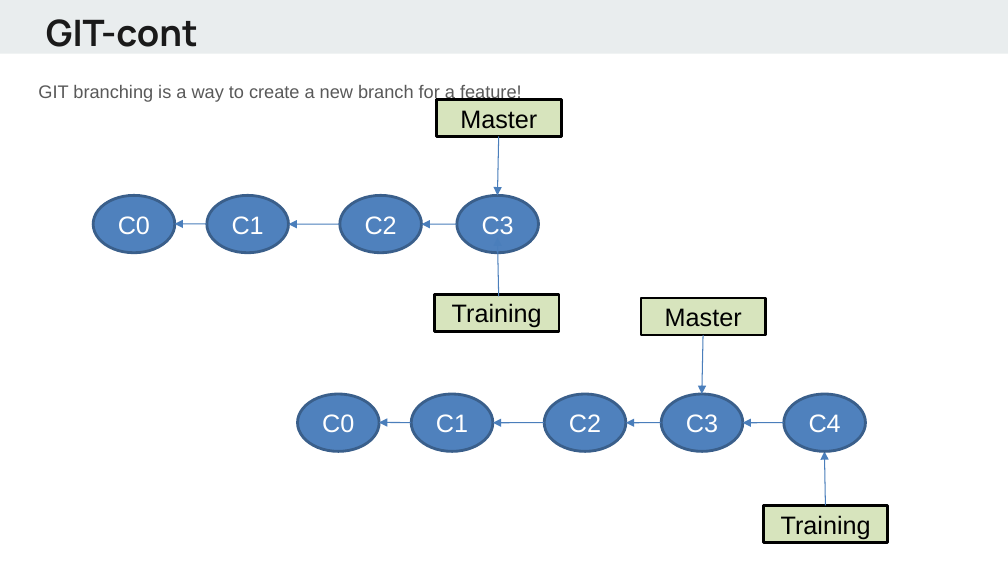
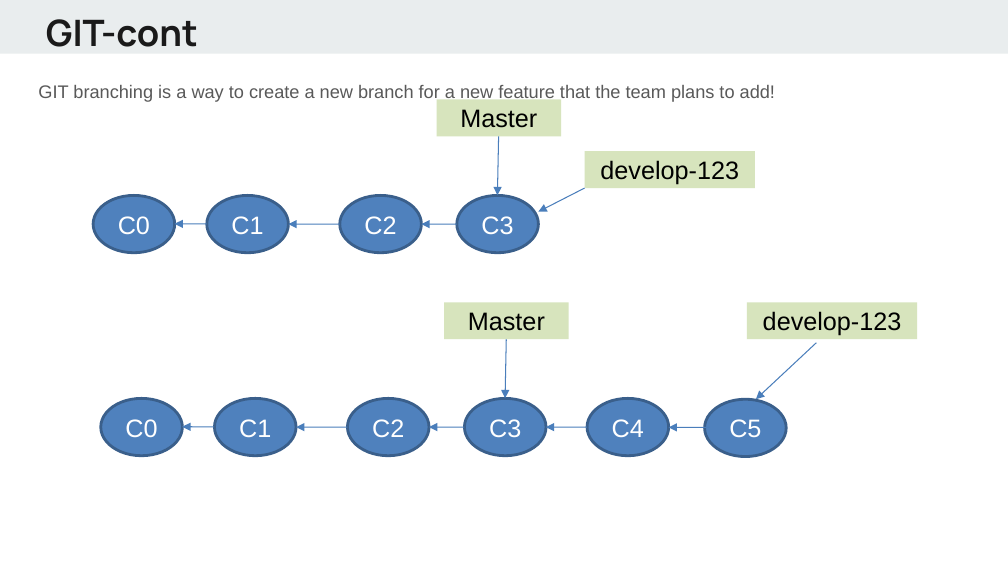
Before and after one commit to alif0/hello_world, a slide deck: slide 6 of lectures/Python - day1.pptx (slide 5 before the commit). Drawn at 1008x567 pixels with LibreOffice and Linux fonts; fonts in the diff are those of the drawing. Boxes give left, top, right and bottom in pixels: in the first picture for what was removed or moved away, otherwise in the second. Text is boxed around its words. In the diff, an @@ line names an element or a change of style, - is before the commit and + after.

```diff
--- a/lectures/Python - day1.pptx
+++ b/lectures/Python - day1.pptx
@@ text at box(38, 85, 775, 102): text changed @@
-GIT branching is a way to create a new branch for a feature!
+GIT branching is a way to create a new branch for a new feature that the team plans to add!
@@ rectangle "Master" at box(436, 100, 561, 137): outline #000000 2.01 pt to none @@
@@ rectangle added at box(585, 151, 755, 188), fill #D7E4BD, 18 pt, text #000000 @@
+develop-123
@@ freeform shape added at box(538, 188, 585, 212), outline #4A7EBB 0.74 pt @@
@@ rectangle removed at box(434, 294, 559, 332) @@
-Training
@@ rectangle "Master" at box(445, 302, 570, 340): outline #000000 2.01 pt to none @@
@@ rectangle added at box(747, 302, 917, 340), fill #D7E4BD, 18 pt, text #000000 @@
+develop-123
@@ freeform shape: place and size @@
-freeform shape at box(498, 238, 499, 296)
+freeform shape at box(505, 340, 506, 398)
@@ freeform shape: place and size @@
-freeform shape at box(702, 335, 703, 393)
+freeform shape at box(756, 343, 816, 399)
@@ 5 ellipses, 1 rectangle: place and size @@
-5 ellipses, 1 rectangle at box(297, 298, 866, 452)
+5 ellipses, 1 rectangle at box(101, 302, 668, 456)
@@ ellipse added at box(705, 399, 786, 457), fill #4F81BD, outline #3A5F8B 2.01 pt, 18 pt, text #FFFFFF @@
+C5
@@ freeform shape: place and size @@
-freeform shape at box(626, 422, 661, 422)
+freeform shape at box(182, 426, 215, 426)
@@ freeform shape added at box(296, 427, 348, 427), outline #4A7EBB 0.74 pt @@
@@ freeform shape: place and size @@
-freeform shape at box(379, 422, 411, 422)
+freeform shape at box(429, 427, 465, 427)
@@ freeform shape: place and size @@
-freeform shape at box(493, 422, 544, 422)
+freeform shape at box(546, 427, 588, 427)
@@ freeform shape: place and size @@
-freeform shape at box(743, 422, 784, 422)
+freeform shape at box(668, 427, 710, 427)
@@ freeform shape removed at box(825, 452, 826, 506) @@
@@ rectangle removed at box(763, 505, 888, 542) @@
-Training
```
Also in this commit, not shown: 6 other slides changed, 2 slides added.
